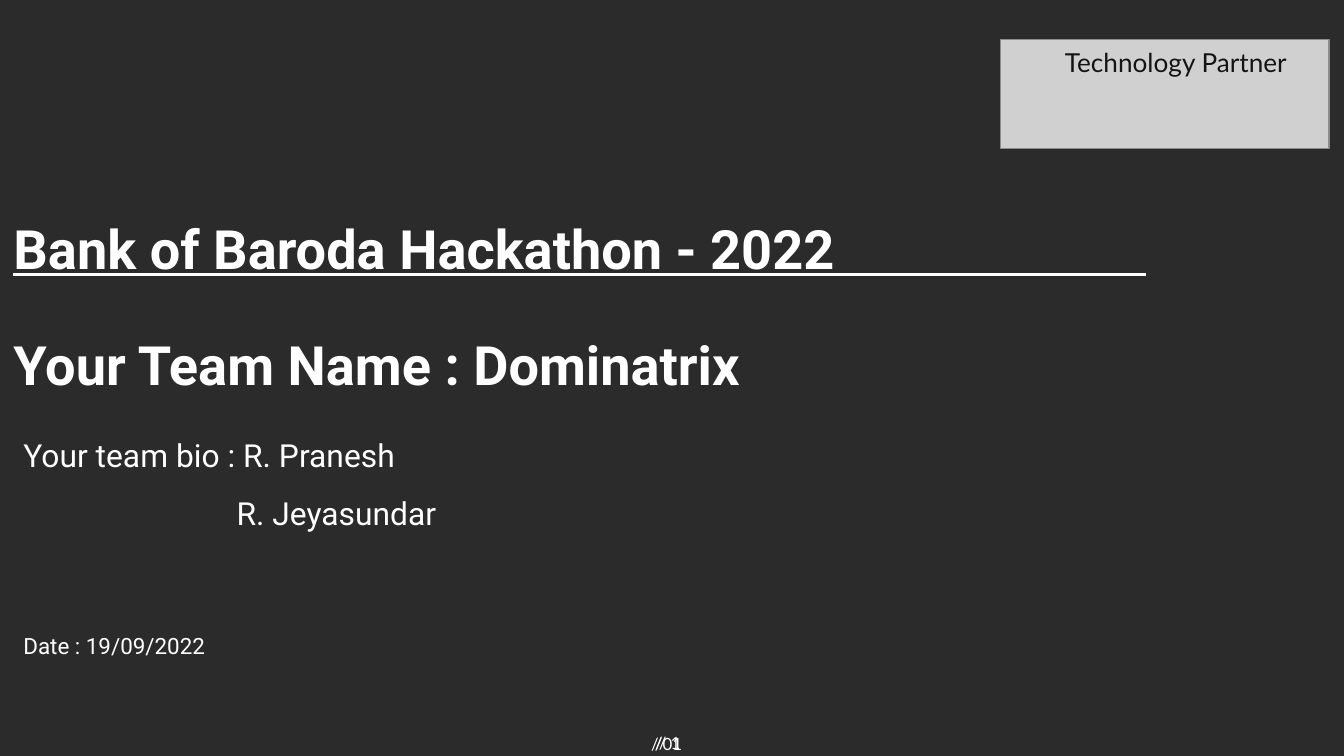
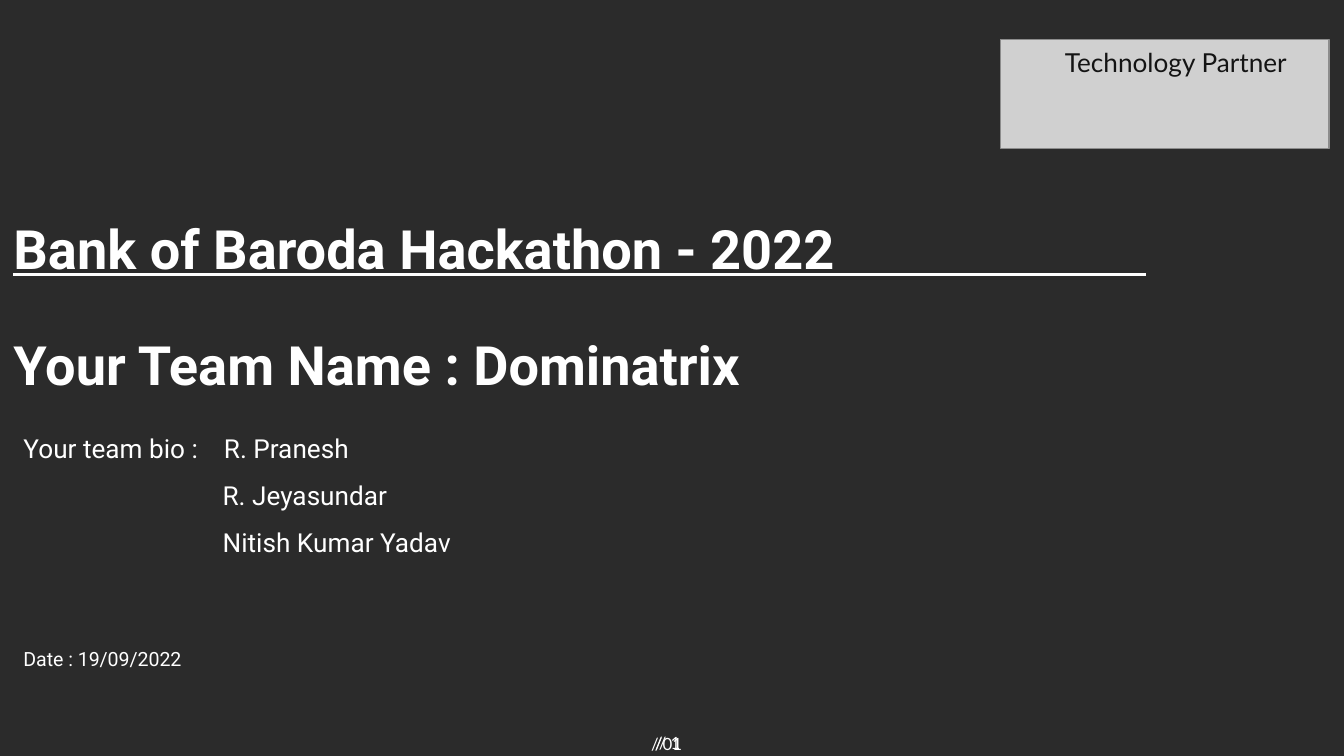
Before and after one commit to Jeyasundar/BOB-Presentation-Techgig-Hackathon, a slide deck: slide 1 of BOB_Sample_PPt_Template_(1) (1).pptx. Drawn at 1344x756 pixels with LibreOffice and Linux fonts; fonts in the diff are those of the drawing; grey boxes stand for pictures; background and template pictures are left out; a plain dark background stands for a picture behind light text. Boxes give left, top, right and bottom in pixels: in the first picture for what was removed or moved away, otherwise in the second. Text is boxed around its words. In the diff, an @@ line names an element or a change of style, - is before the commit and + after.

```diff
--- a/BOB_Sample_PPt_Template_(1) (1).pptx
+++ b/BOB_Sample_PPt_Template_(1) (1).pptx
@@ text at (x1=23, y1=438, x2=387, y2=667): size 17 to 14 pt in "Your team bio : R. Pranesh", "R. Jeyasundar"; size 12 to 10.5 pt in "Date : 19/09/2022" @@
@@ text at (x1=223, y1=532, x2=451, y2=553): paragraph added @@
+Nitish Kumar Yadav
```
Also in this commit, not shown: 2 other slides changed.
